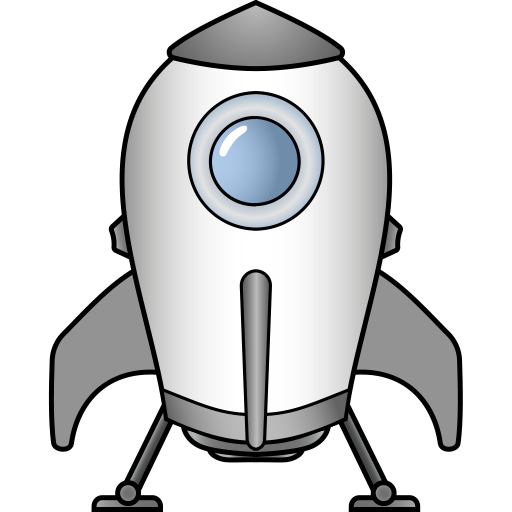
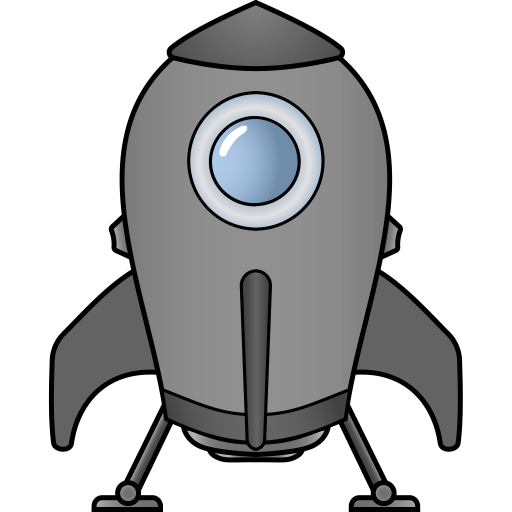
The second 512x512 image is a revision of the first. Changes to its layers:
painted on "Objeto inteligente vectorial1" over (x1=53, y1=5, x2=458, y2=448)
